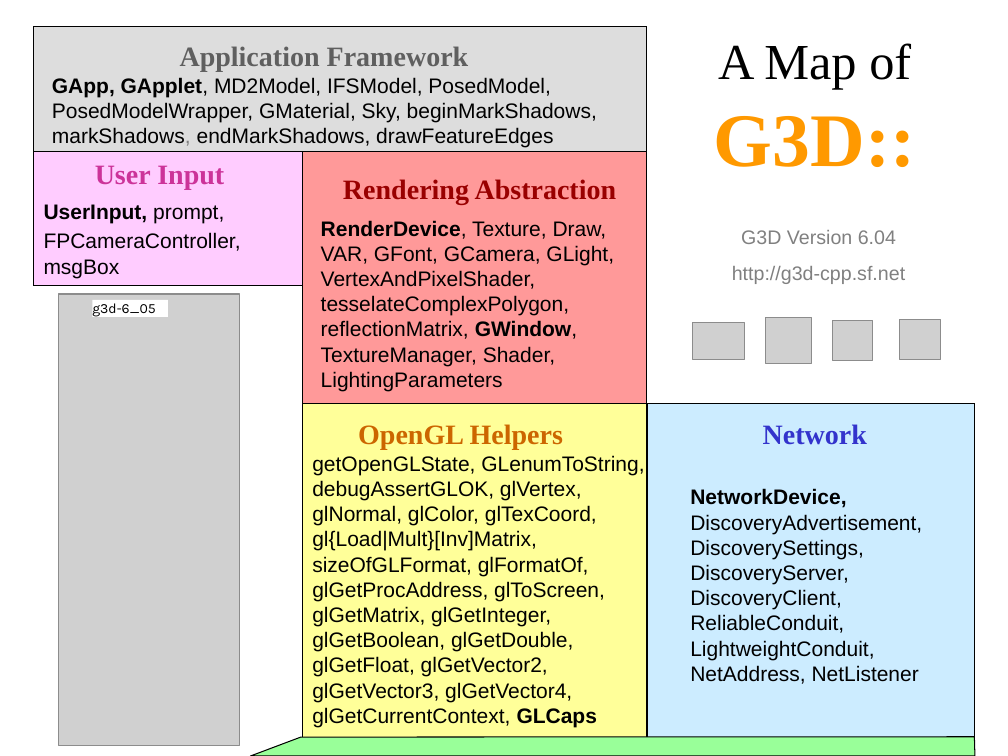
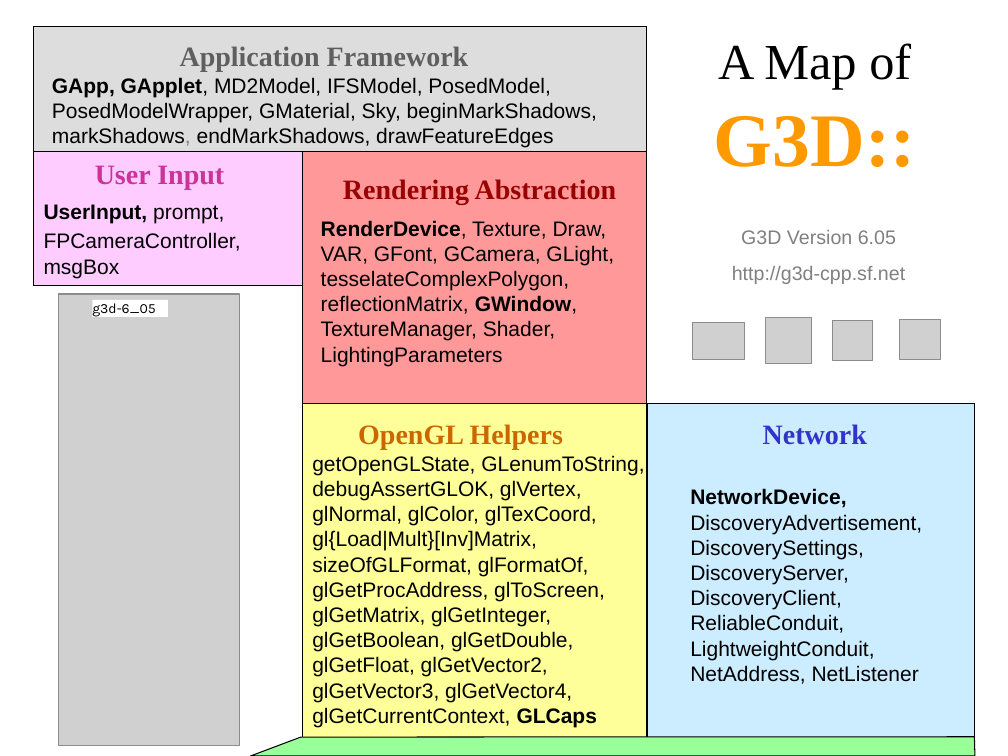
Before and after one commit to luaman/g3d-cpp, a slide deck: slide 1 of source/html/G3D-Map.ppt. Drawn at 1008x756 pixels with LibreOffice and Linux fonts; fonts in the diff are those of the drawing; grey boxes stand for pictures. Boxes give left, top, right and bottom in pixels: in the first picture for what was removed or moved away, otherwise in the second. Text is boxed around its words. In the diff, an @@ line names an element or a change of style, - is before the commit and + after.

```diff
--- a/source/html/G3D-Map.ppt
+++ b/source/html/G3D-Map.ppt
@@ text at [321, 220, 614, 366]: text changed @@
-RenderDevice, Texture, Draw, VAR, GFont, GCamera, GLight, VertexAndPixelShader, tesselateComplexPolygon, reflectionMatrix, GWindow, TextureManager, Shader, LightingParameters
+RenderDevice, Texture, Draw, VAR, GFont, GCamera, GLight, tesselateComplexPolygon, reflectionMatrix, GWindow, TextureManager, Shader, LightingParameters
@@ text at [741, 230, 896, 244]: text changed @@
-G3D Version 6.04
+G3D Version 6.05
```
Also in this commit, not shown: 1 other slide changed.
